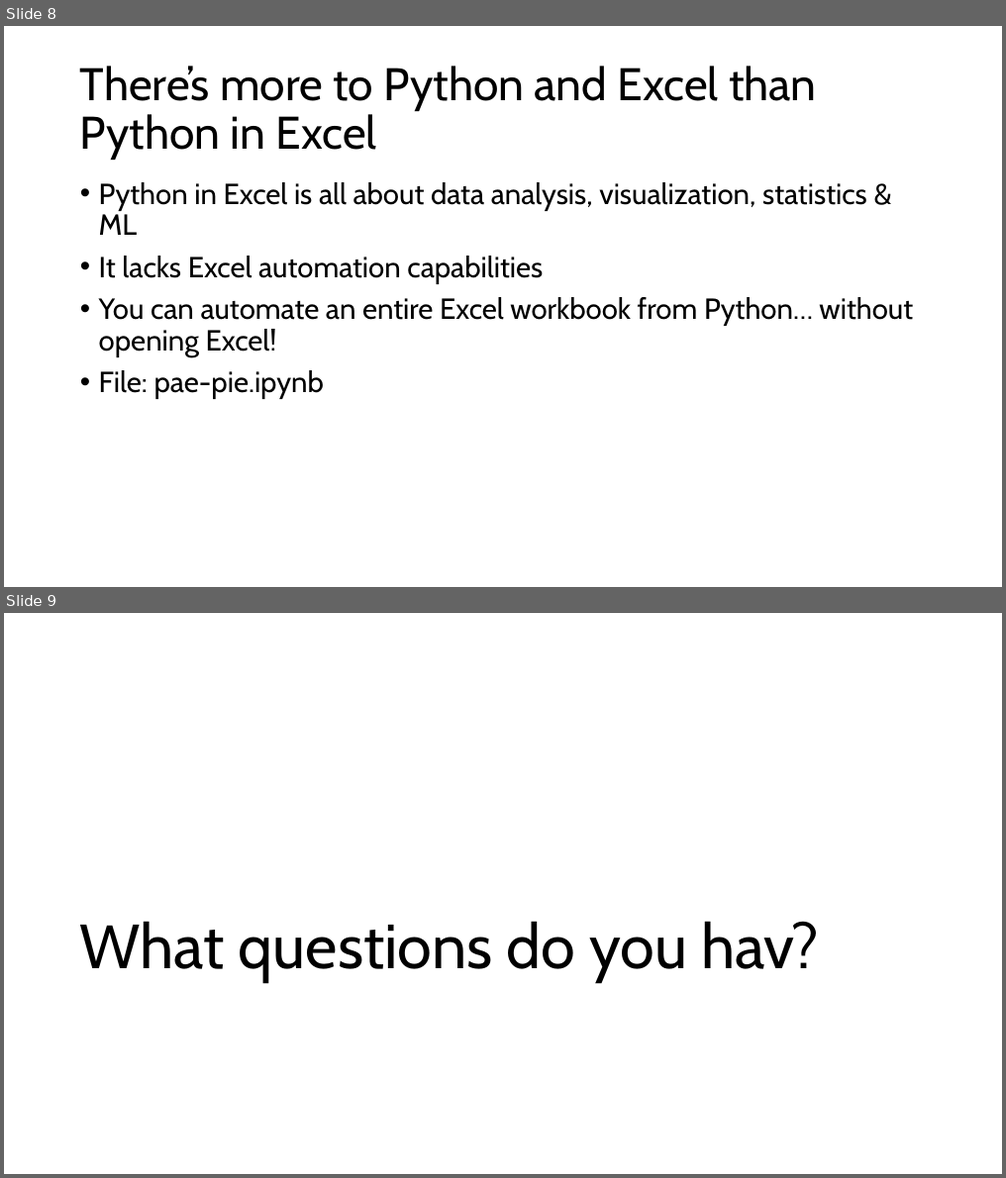
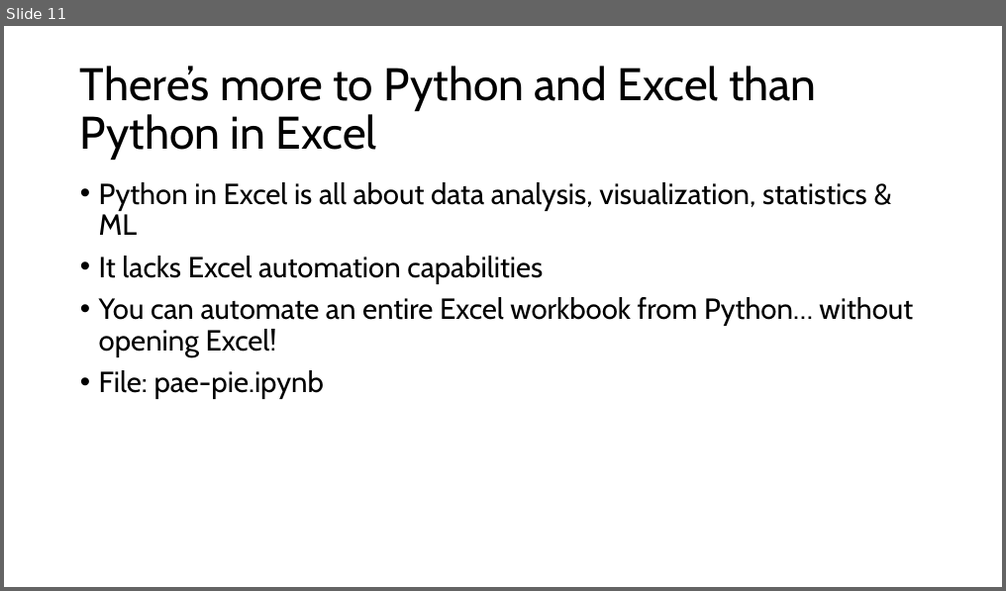
Before and after one commit to stringfestdata/complianceiq-into-python-for-excel, a slide deck: Introduction to Python in Excel.pptx. Shown one above the other, each under a label of ours: slides 8 and 9 before the commit, slide 11 after it. The pictures are 1006x1178 and 1006x591 pixels, drawn with LibreOffice and Linux fonts; fonts in the diff are those of the drawing. Boxes give left, top, right and bottom in pixels: in the first picture for what was removed or moved away, otherwise in the second. Text is boxed around its words. In the diff, an @@ line names an element or a change of style, - is before the commit and + after.

```diff
--- a/Introduction to Python in Excel.pptx
+++ b/Introduction to Python in Excel.pptx
@@ slide 9 removed at box(4, 613, 1002, 1174), background #FFFFFF @@
@@ title removed at box(79, 921, 820, 983) @@
-What questions do you hav?
@@ what was slide 8 is now slide 11 @@
```
Also in this commit, not shown: 5 slides added, 1 other slide removed.
